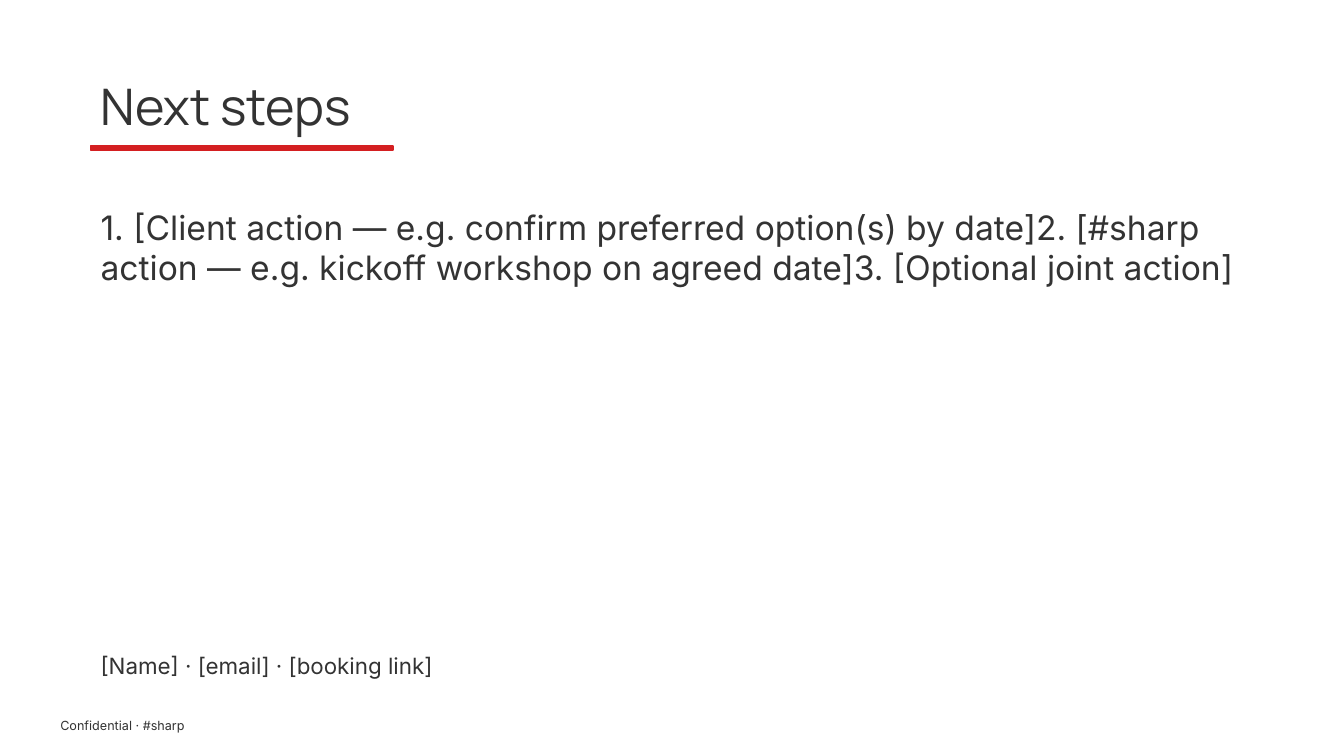
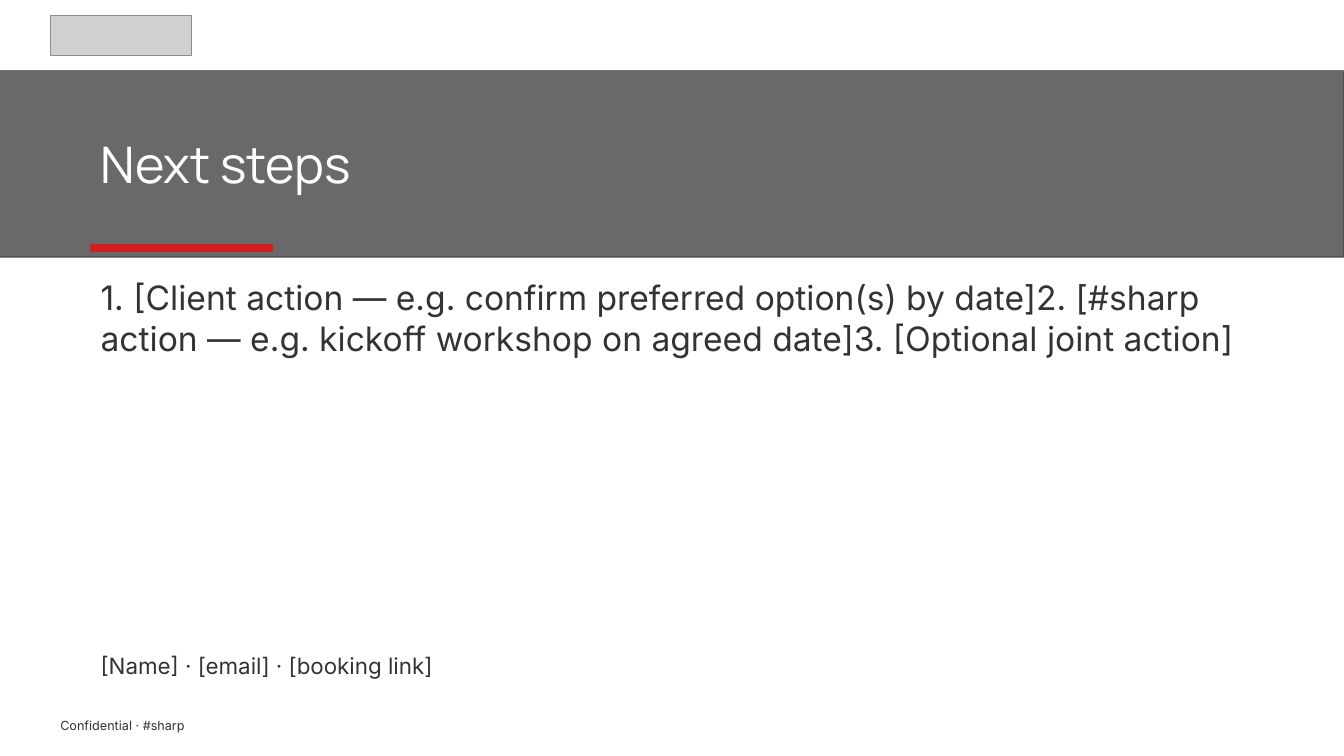
Before and after one commit to sharpdigital/sharpdigital.co.uk, a slide deck: slide 5 of docs/templates/proposal-template.pptx. Drawn at 1344x756 pixels with LibreOffice and Linux fonts; fonts in the diff are those of the drawing; grey boxes stand for pictures. Boxes give left, top, right and bottom in pixels: in the first picture for what was removed or moved away, otherwise in the second. Text is boxed around its words. In the diff, an @@ line names an element or a change of style, - is before the commit and + after.

```diff
--- a/docs/templates/proposal-template.pptx
+++ b/docs/templates/proposal-template.pptx
@@ picture added at [50,15,192,55] @@
@@ line added from (0, 71) to (1344, 71), #EEEEEE 0.75 pt @@
@@ picture added at [0,71,1344,257] @@
@@ rectangle added at [0,71,1344,257], fill #333333 at 65% opacity @@
@@ text "Next steps" at [101,146,350,195]: text colour #333333 to #FFFFFF @@
@@ rectangle: place and size @@
-rectangle at [91,146,393,150]
+rectangle at [91,245,272,251]
@@ text "1. [Client action — e.g. ...": place and size @@
-text "1. [Client action — e.g. ..." at [101,212,1233,288]
+text "1. [Client action — e.g. ..." at [101,282,1233,358]
```
Also in this commit, not shown: 4 other slides changed, 3 other files.
